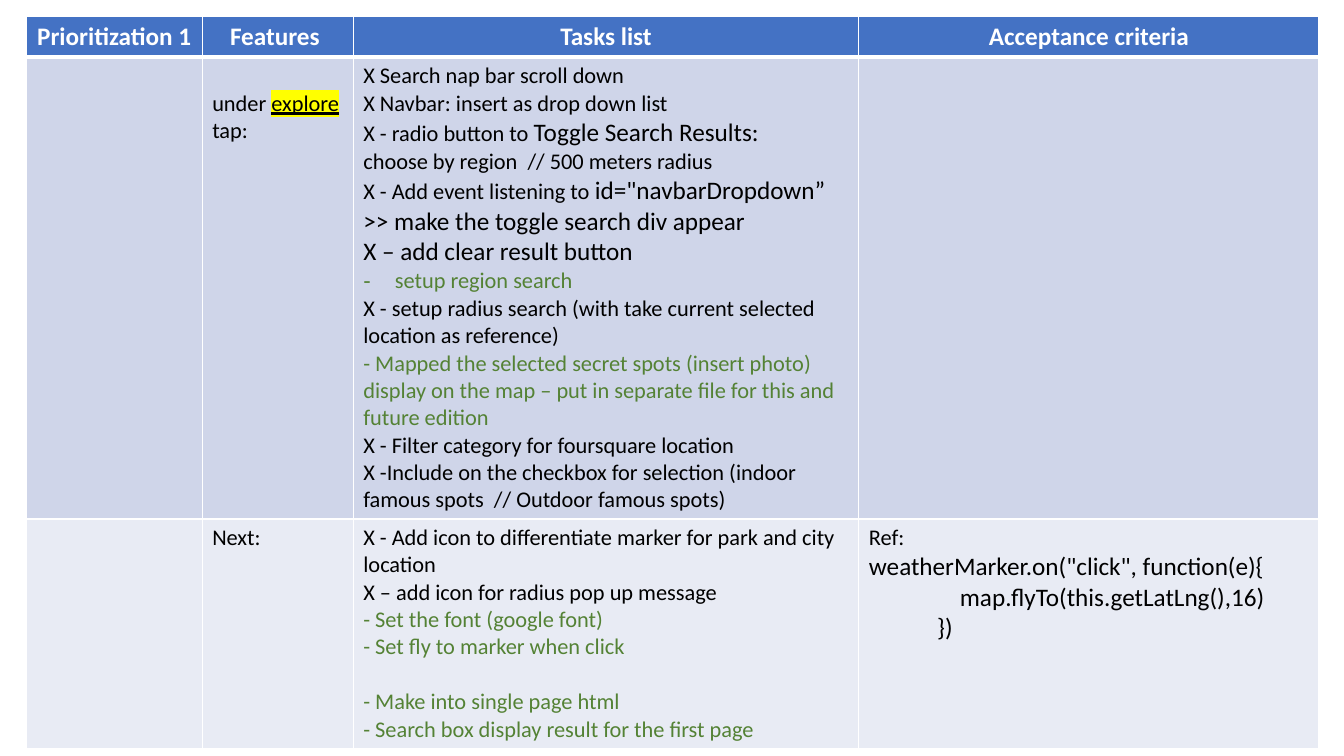
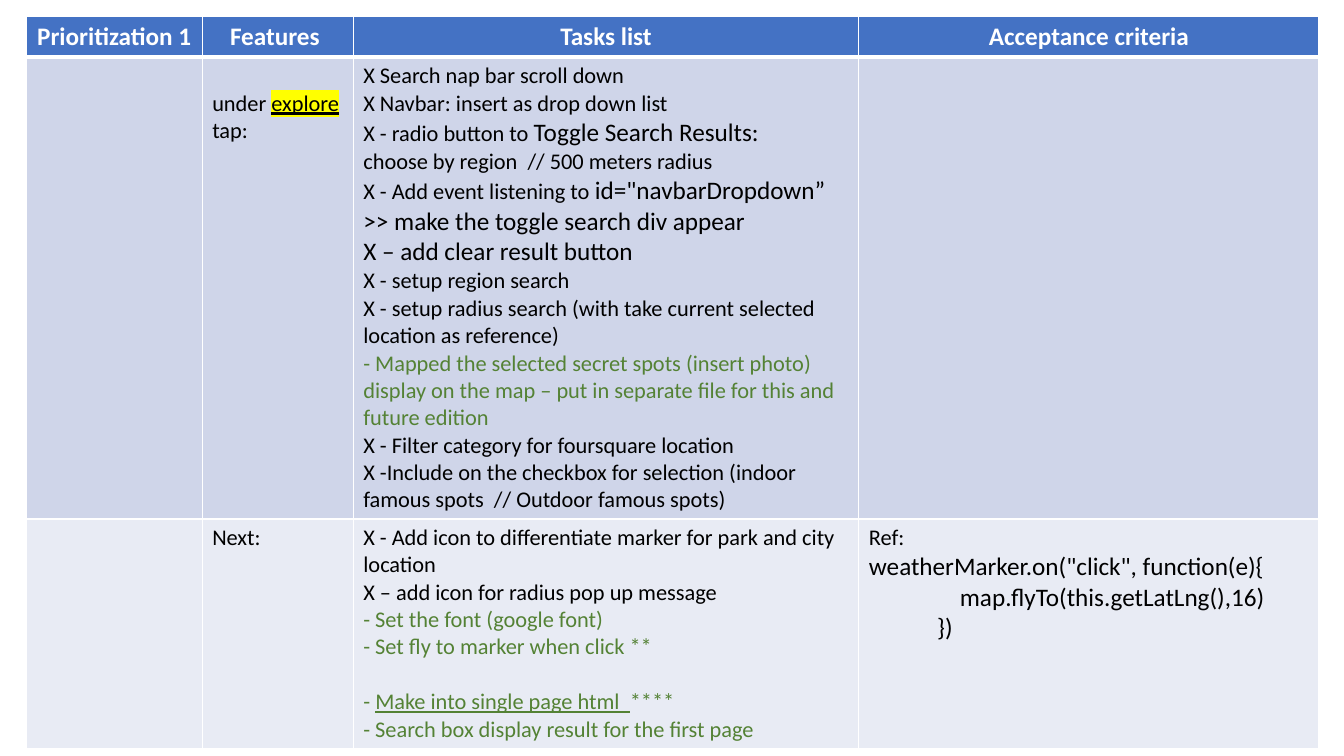
Before and after one commit to annette-p/pre-wedding-photoshoot-locations, a slide deck: slide 9 of wireframe.pptx. Drawn at 1344x756 pixels with LibreOffice and Linux fonts; fonts in the diff are those of the drawing. Boxes give left, top, right and bottom in pixels: in the first picture for what was removed or moved away, otherwise in the second. Text is boxed around its words. In the diff, an @@ line names an element or a change of style, - is before the commit and + after.

```diff
--- a/wireframe.pptx
+++ b/wireframe.pptx
@@ table at [26,16,1320,745] @@
@@ row 2, column 3: "X Search nap bar scroll down / X Navbar: insert as drop down list / X - radio button to Toggle Search Results: / choose by region // 500 meters radius / X - Add event listening to id="navbarDropdown” >> make the toggle search div appear / X – add clear result button / setup region search / X - setup radius search (with take current selected location as reference) / - Mapped the selected secret spots (insert photo) display on the map – put in separate file for this and future edition / X - Filter category for foursquare location / X -Include on the checkbox for selection (indoor famous spots // Outdoor famous spots)" to "X Search nap bar scroll down / X Navbar: insert as drop down list / X - radio button to Toggle Search Results: / choose by region // 500 meters radius / X - Add event listening to id="navbarDropdown” >> make the toggle search div appear / X – add clear result button / X - setup region search / X - setup radius search (with take current selected location as reference) / - Mapped the selected secret spots (insert photo) display on the map – put in separate file for this and future edition / X - Filter category for foursquare location / X -Include on the checkbox for selection (indoor famous spots // Outdoor famous spots)" @@
-row 3, column 3: X - Add icon to differentiate marker for park and city location / X – add icon for radius pop up message / - Set the font (google font) / - Set fly to marker when click / - Make into single page html / - Search box display result for the first page
+row 3, column 3: X - Add icon to differentiate marker for park and city location / X – add icon for radius pop up message / - Set the font (google font) / - Set fly to marker when click ** / - Make into single page html **** / - Search box display result for the first page
```
Also in this commit, not shown: 2 other slides changed, 2 other files.
